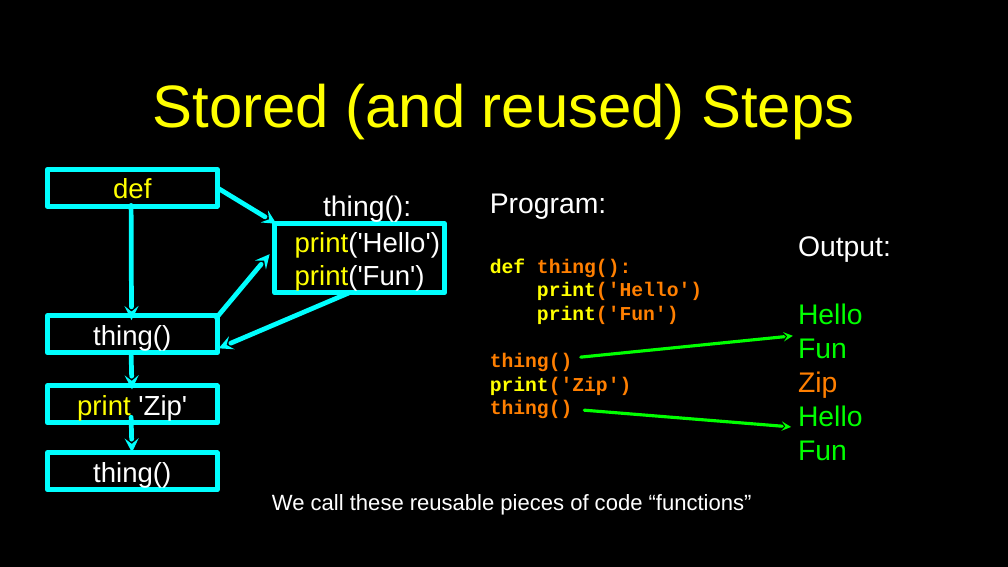
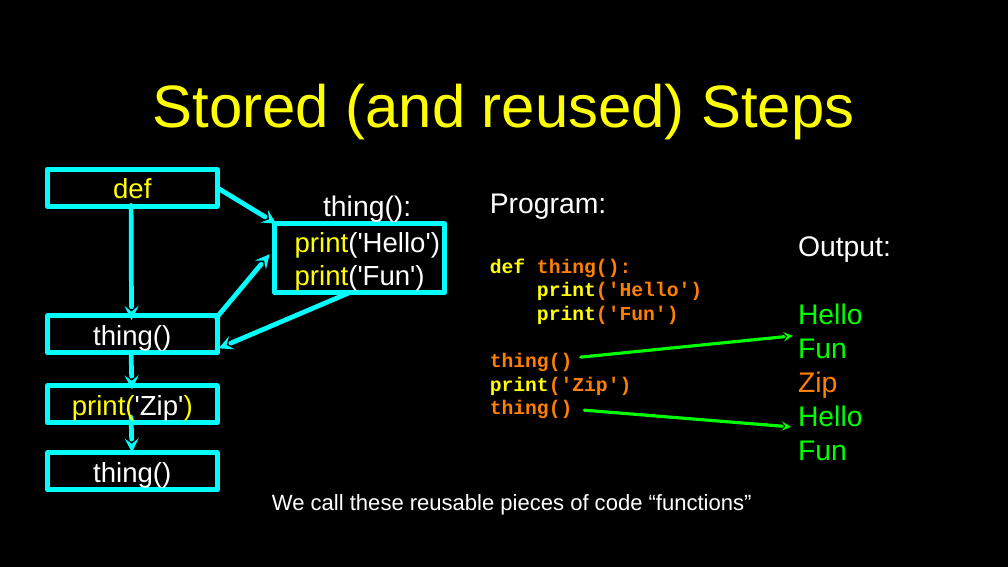
Before and after one commit to csev/py4e, a slide deck: slide 2 of lectures3/Pythonlearn-04-Functions.pptx. Drawn at 1008x567 pixels with LibreOffice and Linux fonts; fonts in the diff are those of the drawing. Boxes give left, top, right and bottom in pixels: in the first picture for what was removed or moved away, otherwise in the second. Text is boxed around its words. In the diff, an @@ line names an element or a change of style, - is before the commit and + after.

```diff
--- a/lectures3/Pythonlearn-04-Functions.pptx
+++ b/lectures3/Pythonlearn-04-Functions.pptx
@@ text in rectangle at [72,395,193,420]: text changed @@
-print 'Zip'
+print('Zip')
```
Also in this commit, not shown: 2 other slides changed, 7 other files.
